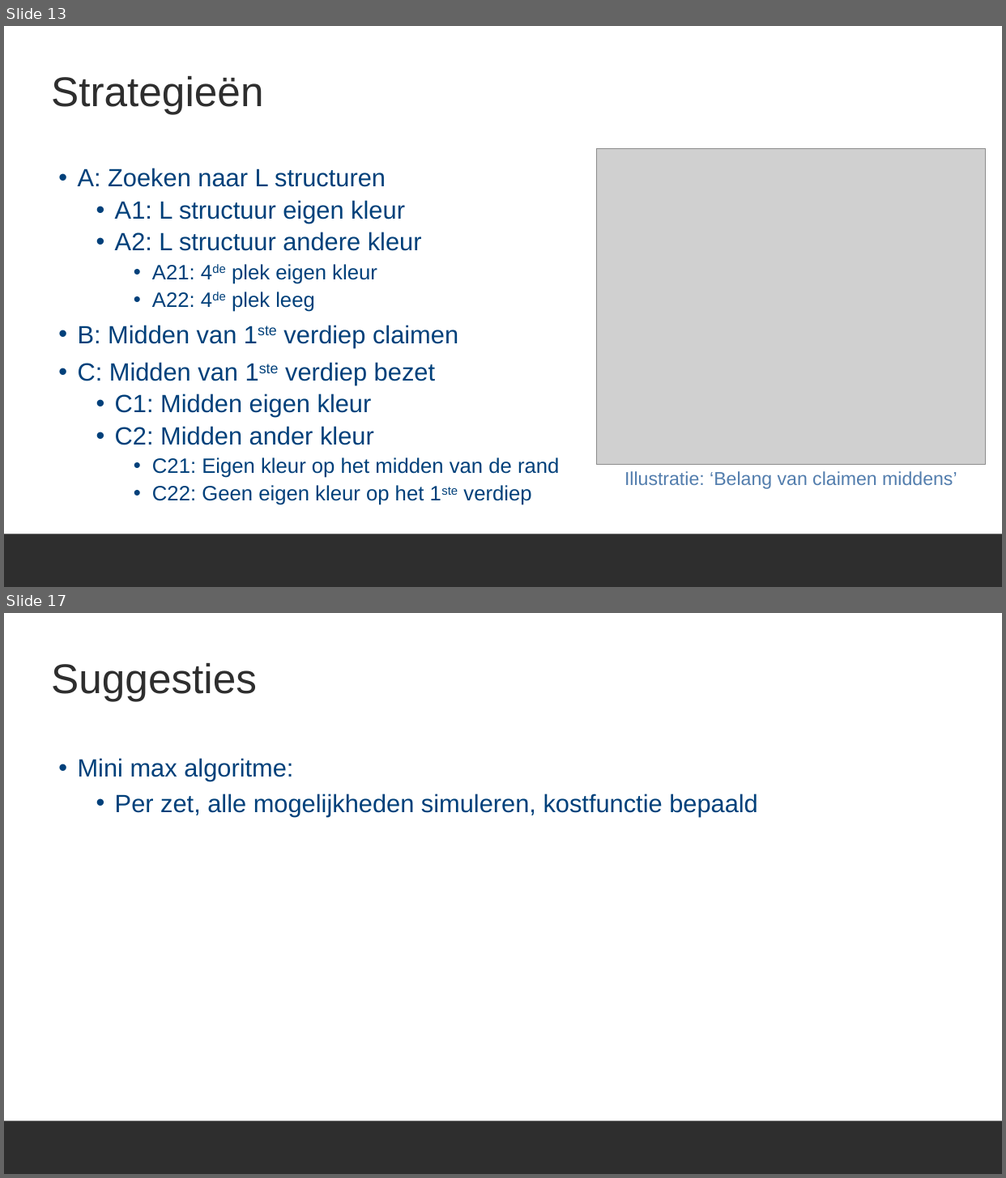
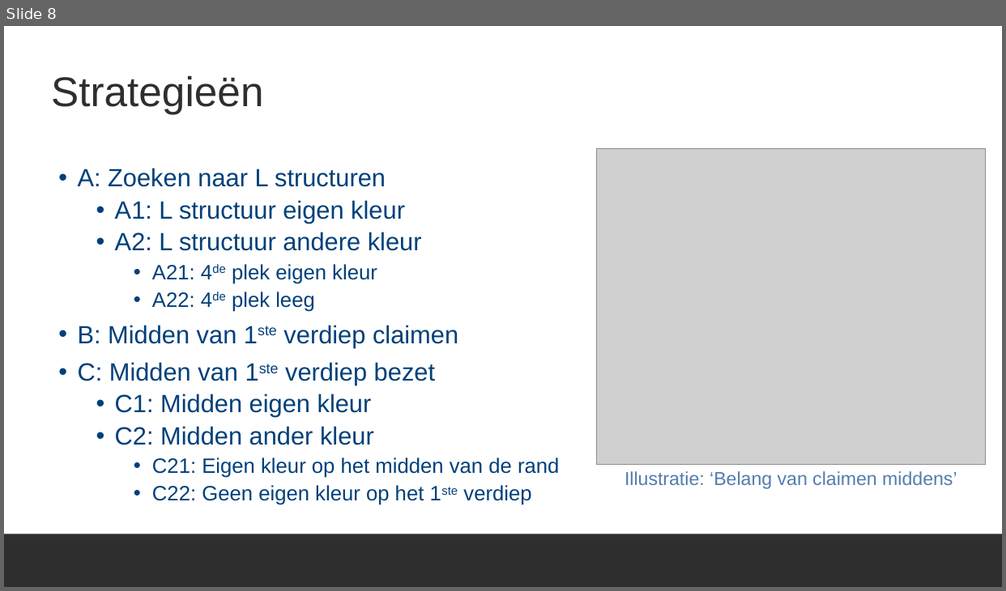
Before and after one commit to ro-per/PylosGamingBot, a slide deck: Presentation.pptx. Shown one above the other, each under a label of ours: slides 13 and 17 before the commit, slide 8 after it; the slides between them are not shown. The pictures are 1006x1178 and 1006x591 pixels, drawn with LibreOffice and Linux fonts; fonts in the diff are those of the drawing; grey boxes stand for pictures; background and template pictures are left out. Boxes give left, top, right and bottom in pixels: in the first picture for what was removed or moved away, otherwise in the second. Text is boxed around its words. In the diff, an @@ line names an element or a change of style, - is before the commit and + after.

```diff
--- a/Presentation.pptx
+++ b/Presentation.pptx
@@ slide 17 removed at <box>4,613,1002,1174</box>, background #FFFFFF; not listed: 1 template element that a slide beside it also shows @@
@@ title removed at <box>51,663,257,701</box> @@
-Suggesties
@@ text removed at <box>78,758,758,816</box> @@
-• Mini max algoritme:
-  • Per zet, alle mogelijkheden simuleren, kostfunctie bepaald
@@ what was slide 13 is now slide 8 @@
```
Also in this commit, not shown: 1 slide changed, 6 slides added, 7 other slides removed.
